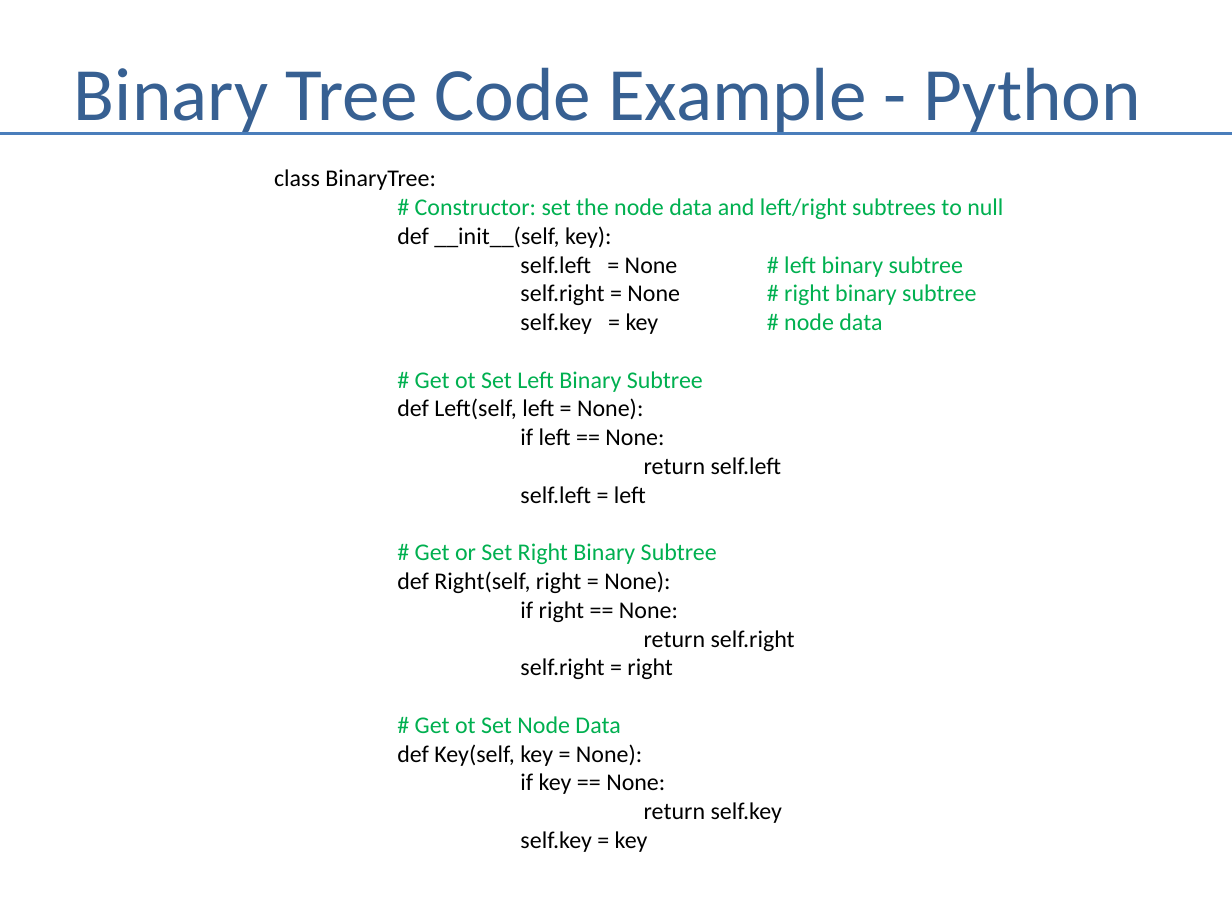
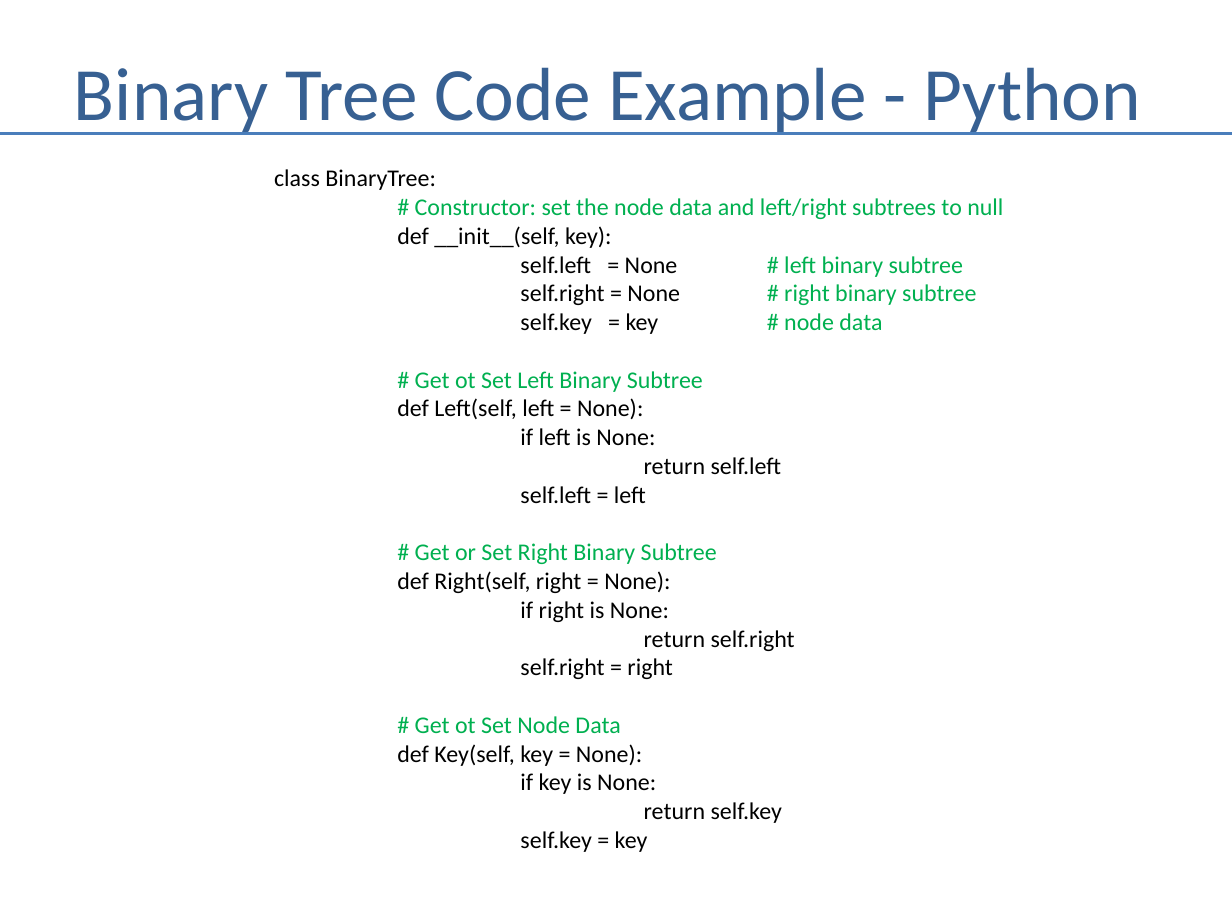
Before and after one commit to andrewferlitsch/Portland-Data-Science-Group, a slide deck: slide 7 of Presentations/AI - Graph Search.pptx. Drawn at 1232x924 pixels with LibreOffice and Linux fonts; fonts in the diff are those of the drawing. Boxes give left, top, right and bottom in pixels: in the first picture for what was removed or moved away, otherwise in the second. Text is boxed around its words. In the diff, an @@ line names an element or a change of style, - is before the commit and + after.

```diff
--- a/Presentations/AI - Graph Search.pptx
+++ b/Presentations/AI - Graph Search.pptx
@@ text at [397,371,703,445]: text changed @@
-# Get ot Set Left Binary Subtree
-def Left(self, left = None):
-if left == None:
+# Get ot Set Left Binary Subtree
+def Left(self, left = None):
+if left is None:
@@ text at [520,601,669,622]: text changed @@
-if right == None:
+if right is None:
@@ text at [397,744,656,794]: text changed @@
-def Key(self, key = None):
-if key == None:
+def Key(self, key = None):
+if key is None:
```
Also in this commit, not shown: 3 other slides changed, 1 slide removed, 1 other file.
